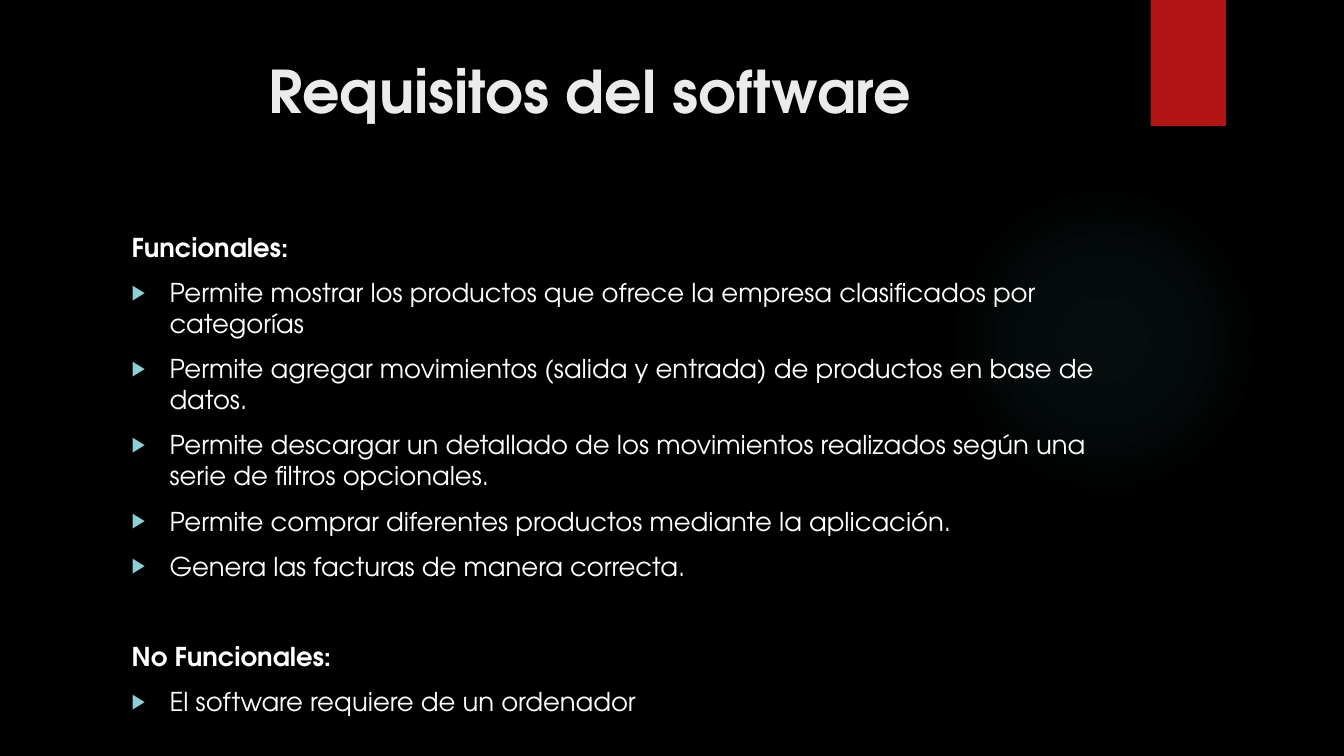
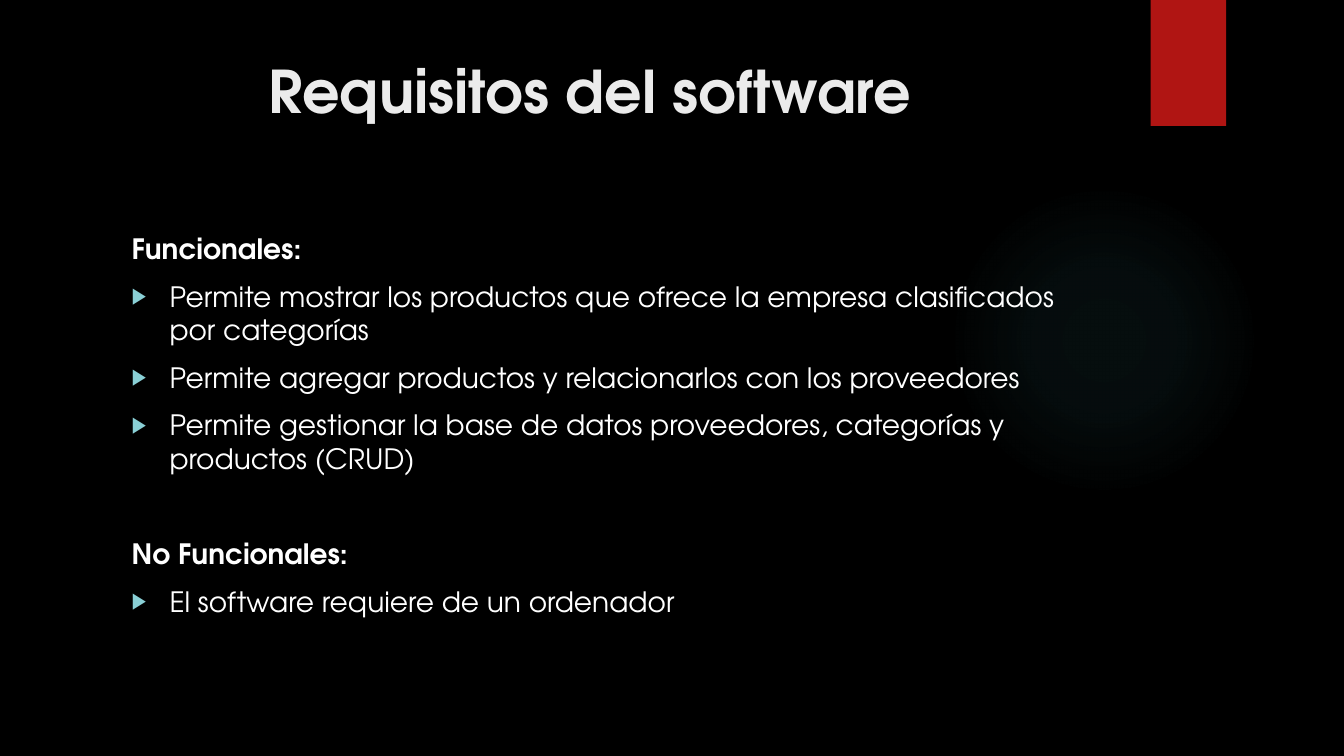
Before and after one commit to JairoVargasGonzalez/Tecno, a slide deck: slide 3 of ProjectoAplicacionesIIReparado/DocumentaciónYVideo/CICLO DE VIDA DEL SOFTWARE.pptx. Drawn at 1344x756 pixels with LibreOffice and Linux fonts; fonts in the diff are those of the drawing; background and template pictures are left out. Boxes give left, top, right and bottom in pixels: in the first picture for what was removed or moved away, otherwise in the second. Text is boxed around its words. In the diff, an @@ line names an element or a change of style, - is before the commit and + after.

```diff
--- a/ProjectoAplicacionesIIReparado/DocumentaciónYVideo/CICLO DE VIDA DEL SOFTWARE.pptx
+++ b/ProjectoAplicacionesIIReparado/DocumentaciónYVideo/CICLO DE VIDA DEL SOFTWARE.pptx
@@ text at bbox=[132, 237, 1054, 618]: size 18.5 to 20 pt in "Funcionales:", "Permite mostrar los productos que ofrece la ...", "No Funcionales:", "El software requiere de un ordenador" @@
@@ text at bbox=[170, 367, 1020, 475]: text changed; size 18.5 to 20 pt @@
-▶ Permite agregar movimientos (salida y entrada) de productos en base de datos.
-▶ Permite descargar un detallado de los movimientos realizados según una serie de filtros opcionales.
-▶ Permite comprar diferentes productos mediante la aplicación.
-▶ Genera las facturas de manera correcta.
+▶ Permite agregar productos y relacionarlos con los proveedores
+▶ Permite gestionar la base de datos proveedores, categorías y productos (CRUD)
```
Also in this commit, not shown: 5 other slides changed, 6 slides added, 6 slides removed, 3 other files.
